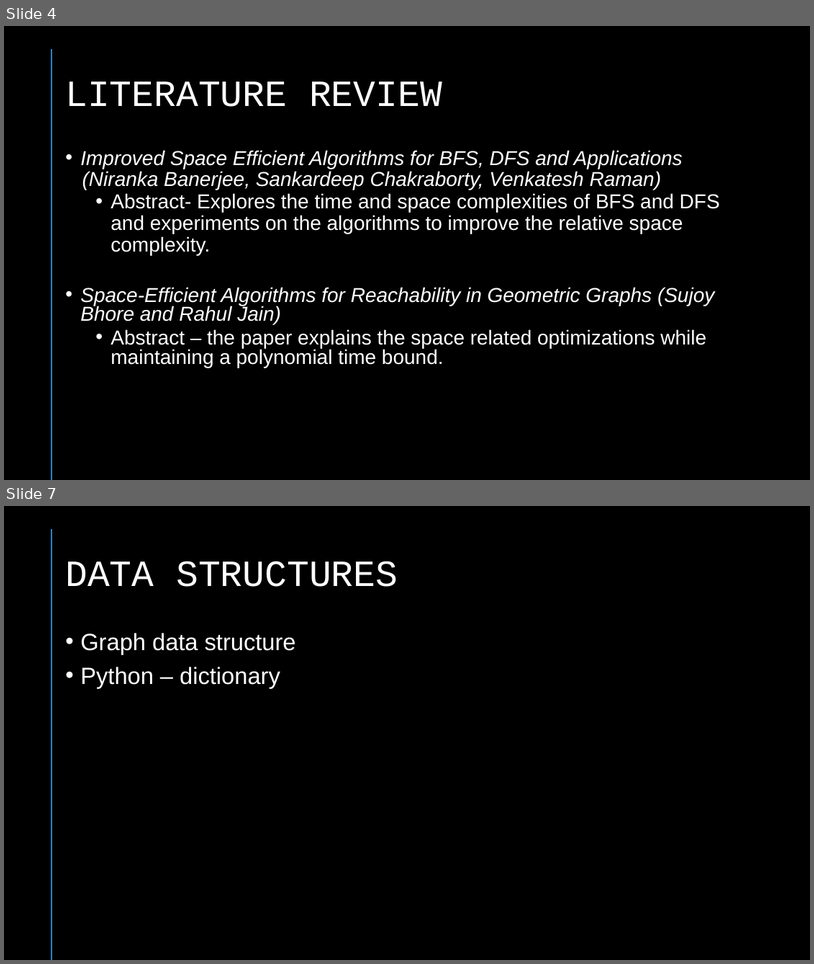
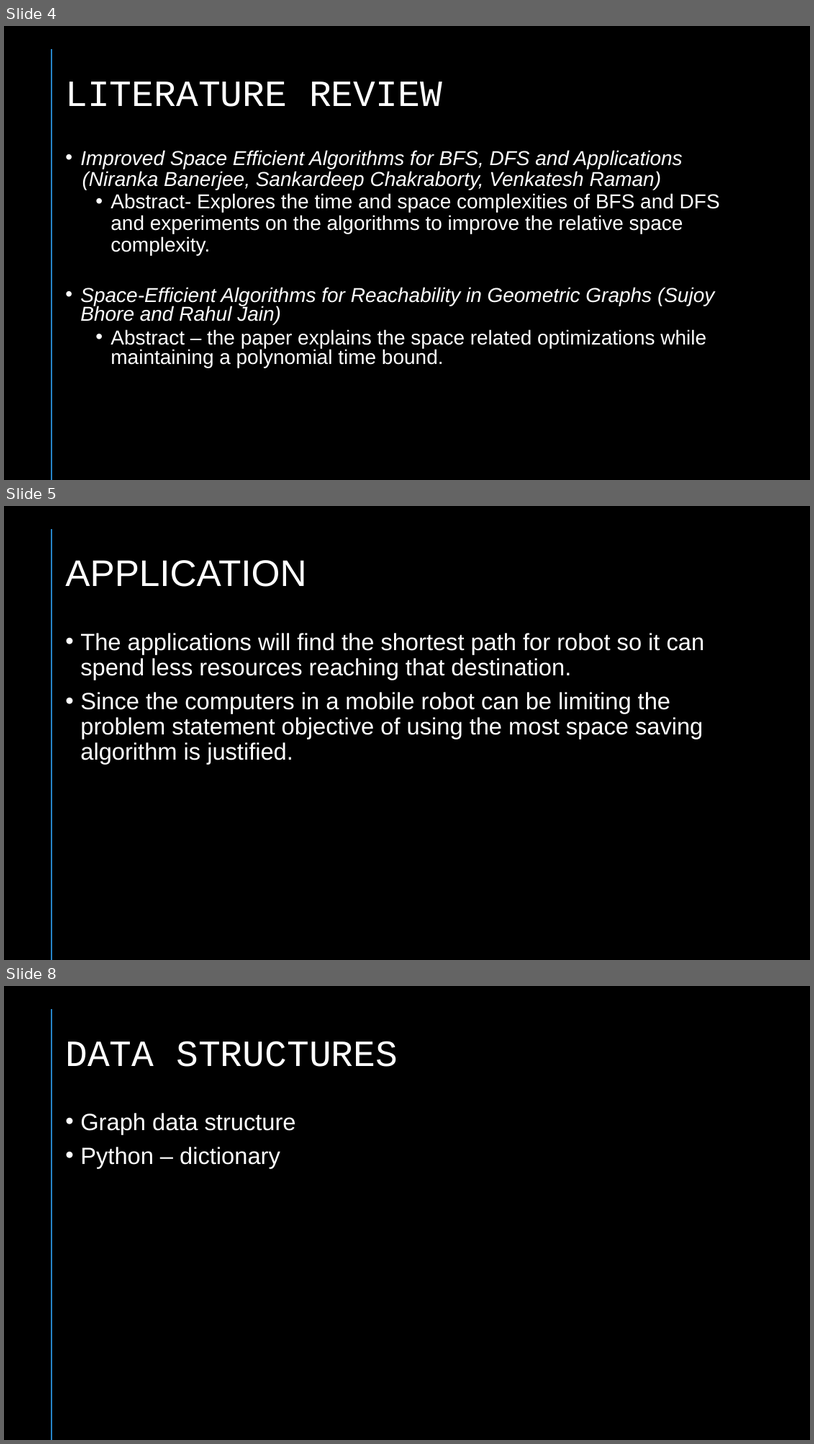
Before and after one commit to lucidcreeper/Space-Efficient-Algorithms-for-Reachability-in-Directed-Geometric-Graph, a slide deck: presentations/review1 with template.pptx. Shown one above the other, each under a label of ours: slides 4 and 7 before the commit, slides 4, 5 and 8 after it; the slides between them are not shown. The pictures are 814x964 and 814x1444 pixels, drawn with LibreOffice and Linux fonts; fonts in the diff are those of the drawing. Boxes give left, top, right and bottom in pixels: in the first picture for what was removed or moved away, otherwise in the second. Text is boxed around its words. In the diff, an @@ line names an element or a change of style, - is before the commit and + after.

```diff
--- a/presentations/review1 with template.pptx
+++ b/presentations/review1 with template.pptx
@@ slide 5 added at (4, 506, 810, 960), background #000000; not listed: 1 template element that a slide beside it also shows @@
@@ title added at (65, 560, 306, 587), 44 pt, text #FFFFFF @@
+APPLICATION
@@ text added at (80, 633, 705, 764), 28 pt, text #FFFFFF @@
+• The applications will find the shortest path for robot so it can spend less resources reaching that destination.
+• Since the computers in a mobile robot can be limiting the problem statement objective of using the most space saving algorithm is justified.
@@ what was slide 7 is now slide 8 @@
```
Also in this commit, not shown: 3 slides changed.
